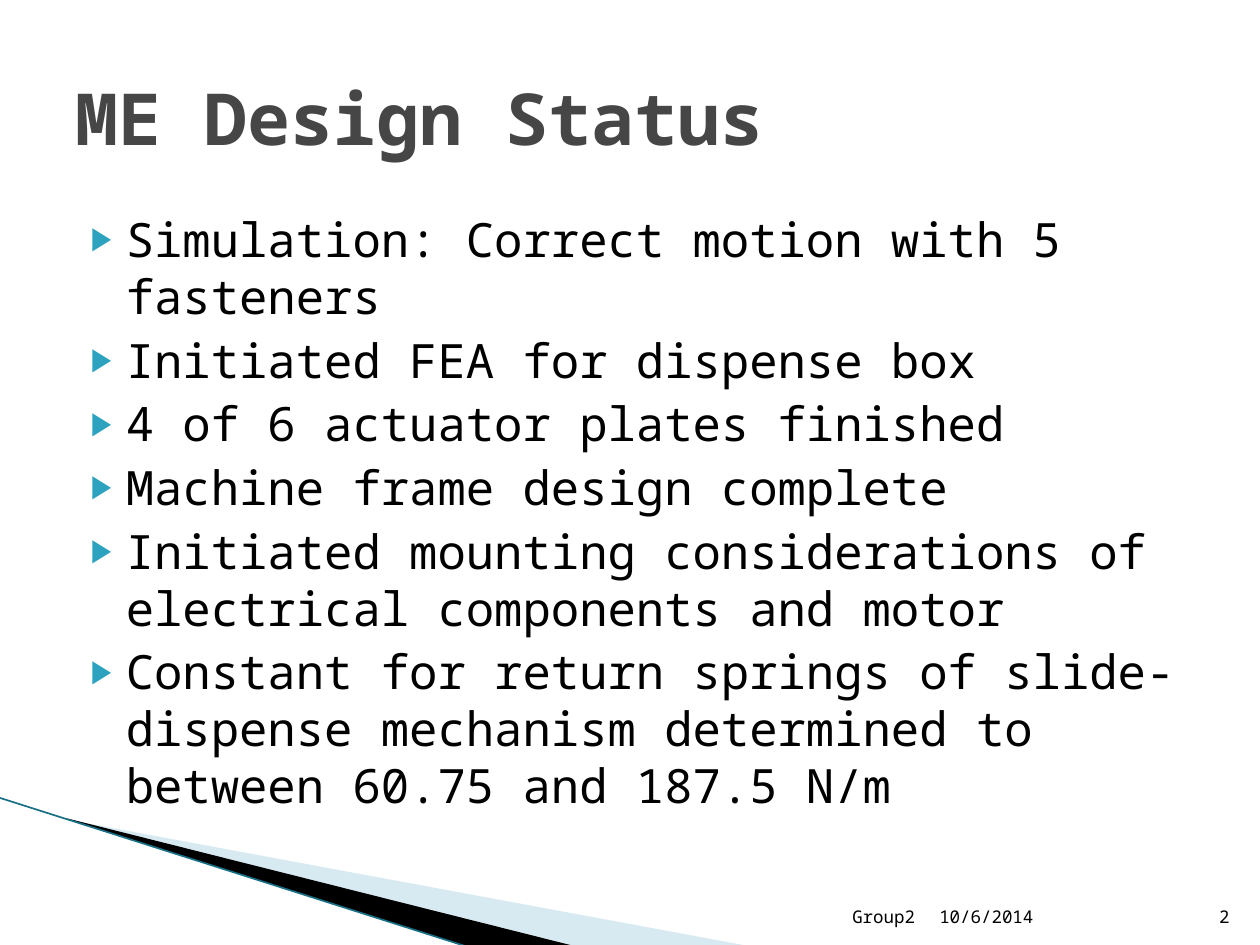
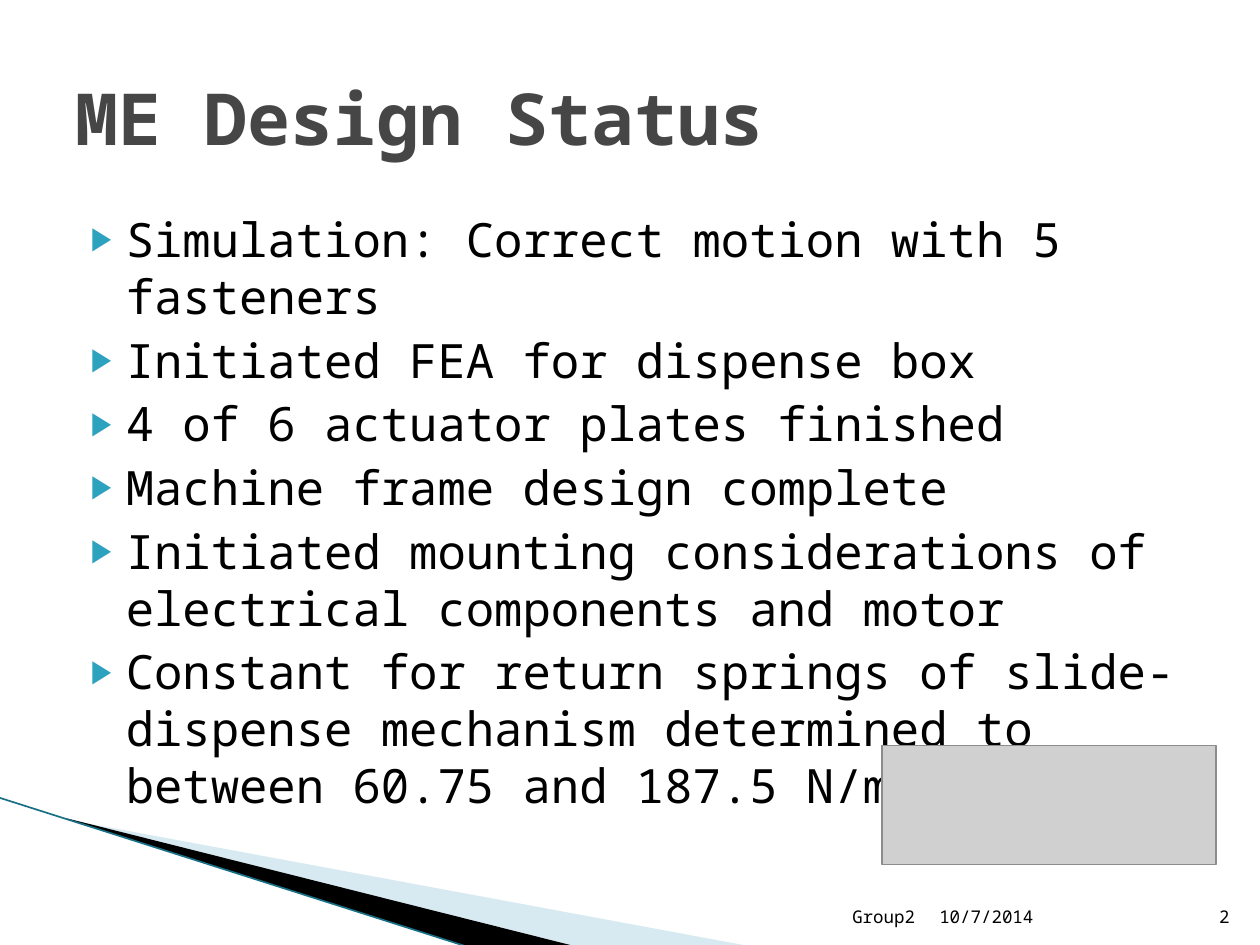
Before and after one commit to bpjagiel/Senior-Design, a slide deck: slide 2 of WeeklyStatusUpdates/Week6.pptx. Drawn at 1260x945 pixels with LibreOffice and Linux fonts; fonts in the diff are those of the drawing; grey boxes stand for pictures; background and template pictures are left out. Boxes give left, top, right and bottom in pixels: in the first picture for what was removed or moved away, otherwise in the second. Text is boxed around its words. In the diff, an @@ line names an element or a change of style, - is before the commit and + after.

```diff
--- a/WeeklyStatusUpdates/Week6.pptx
+++ b/WeeklyStatusUpdates/Week6.pptx
@@ picture added at <box>882,746,1216,864</box> @@
@@ text at <box>939,910,1033,923</box>: text changed @@
-10/6/2014
+10/7/2014
```
Also in this commit, not shown: 8 other slides changed, 1 other file.
